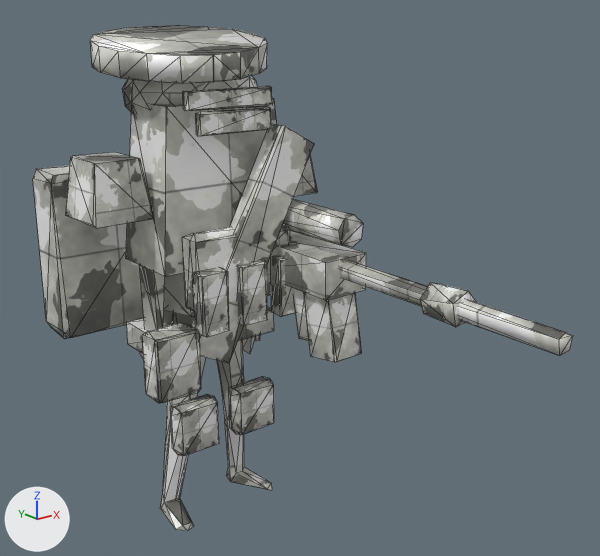
Before and after pictures for a commit that changed the glTF model packages/client/public/assets/models/battlefield/commando_lod.glb.
Both versions are drawn from a 50 mm lens placed at (-1.278, -2.094, 1.516), pointed at (0.057, -0.425, 0.848). The axes (+X, +Y, +Z) are drawn at lower left. The lights are the same throughout. The first picture is the older version. Mesh edges are drawn as thin lines. Vertices at exactly the same position are counted once.

The first picture shows 'commando_lod_team_primary'.
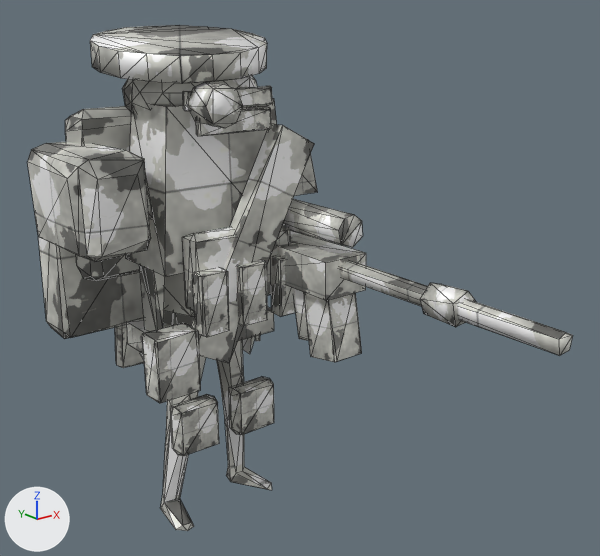
What differs and where, as boxes [x1, y1, x2, y2] in the pictures (600 x 556 px; the box of a moved part takes in the faces that stretch with it):
'commando_lod_team_primary', reshaped
    before: [33, 25, 573, 531]
    after: [28, 25, 573, 531]
part 1 of me_cylinder_001, added
    after: [28, 142, 151, 262]
part 2 of me_cylinder_001, added
    after: [115, 325, 144, 368]
part 3 of me_cylinder_001, moved or reshaped
    before: [66, 29, 363, 403]
    after: [65, 29, 363, 403]
part 4 of me_cylinder_001, surface changed
    both: [90, 26, 476, 342]

Patch to the scene script:
```diff
--- a/packages/client/public/assets/models/battlefield/commando_lod.glb.py
+++ b/packages/client/public/assets/models/battlefield/commando_lod.glb.py
@@ me_cylinder_001 @@
 # used by ob_commando_lod_team_primary; location = (0.0, 0.0, 0.001)
-me_cylinder_001.from_pydata(...)  # 725 vertices, 1300 faces; spans x -0.38..0.38, y -1.17..0.39, z 0.0..1.49
+me_cylinder_001.from_pydata(...)  # 793 vertices, 1416 faces; spans x -0.45..0.38, y -1.17..0.39, z 0.0..1.49
+# me_cylinder_001 part 1: a new loose piece of 29 vertices spanning x -0.45..-0.23, y -0.19..0.17, z 0.91..1.19, in mat_team_primary
+# me_cylinder_001 part 2: a new loose piece of 16 vertices spanning x -0.17..-0.05, y 0.16..0.29, z 0.41..1.03, in mat_team_primary
+# me_cylinder_001 part 3
+# 50 vertices are removed from x -0.38..0.37, y -0.49..0.37, z 0.53..1.28
+# 201 faces are deleted
+# 7 vertices move from x -0.31..0.35, y -0.28..0.39, z 0.53..1.16 to x -0.31..-0.02, y -0.27..0.38, z 0.53..1.3
+# 73 vertices are added at x -0.33..0.33, y -0.49..0.38, z 0.5..1.35
+# 235 new faces join them
+# me_cylinder_001 part 4: 143 kept faces spanning x -0.31..0.29, y -0.89..0.39, z 0.53..1.49 get new texture (UV) coordinates
 me_cylinder_001.materials.append(mat_team_primary)
```
